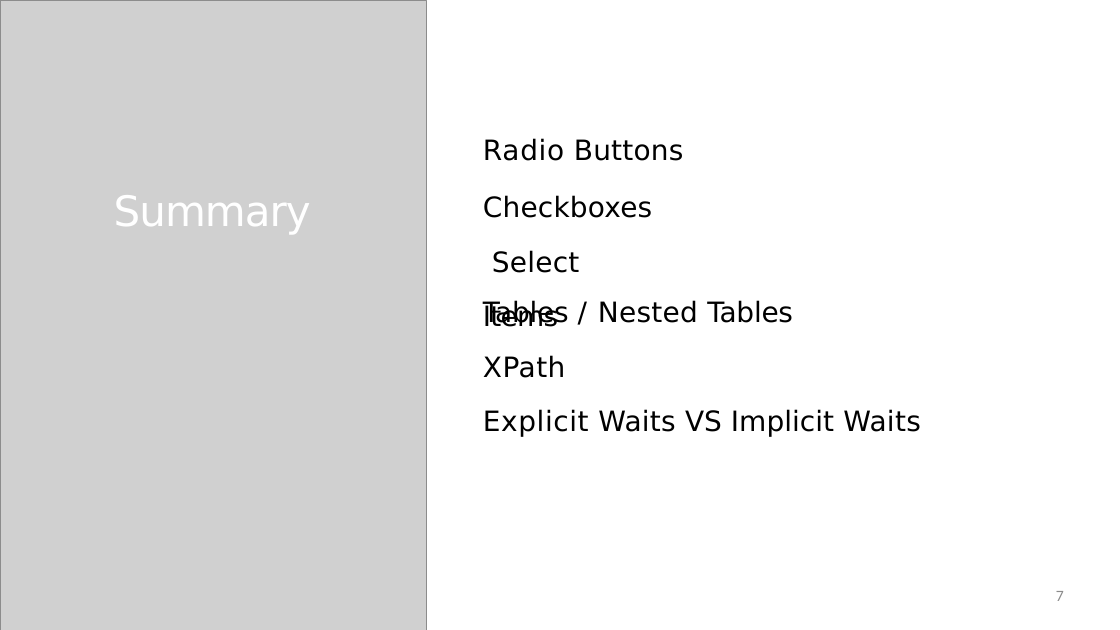
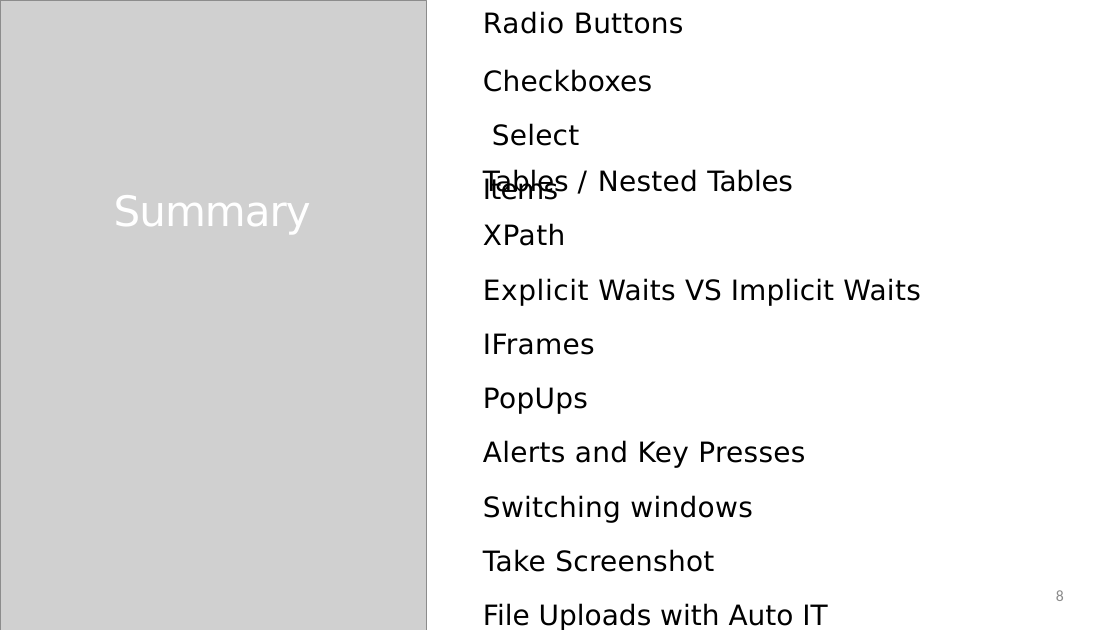
Before and after one commit to StevenJoseph19/DXC-FSD, a slide deck: slide 8 of 5. DevOps/Day 36/Slides/5. Applying Advanced WebDriver Techniques/applying-advanced-webdriver-techniques-slides.pptx (slide 7 before the commit). Drawn at 1120x630 pixels with LibreOffice and Linux fonts; fonts in the diff are those of the drawing; grey boxes stand for pictures. Boxes give left, top, right and bottom in pixels: in the first picture for what was removed or moved away, otherwise in the second. Text is boxed around its words. In the diff, an @@ line names an element or a change of style, - is before the commit and + after.

```diff
--- a/5. DevOps/Day 36/Slides/5. Applying Advanced WebDriver Techniques/applying-advanced-webdriver-techniques-slides.pptx
+++ b/5. DevOps/Day 36/Slides/5. Applying Advanced WebDriver Techniques/applying-advanced-webdriver-techniques-slides.pptx
@@ text "Radio Buttons": place and size @@
-text "Radio Buttons" at bbox=[483, 138, 684, 327]
+text "Radio Buttons" at bbox=[483, 11, 684, 200]
@@ text "Tables / Nested Tables": place and size @@
-text "Tables / Nested Tables" at bbox=[483, 300, 920, 437]
+text "Tables / Nested Tables" at bbox=[483, 169, 920, 630]
@@ text at bbox=[483, 333, 827, 630]: paragraphs added @@
+IFrames
+PopUps
+Alerts and Key Presses
+Switching windows
+Take Screenshot
+File Uploads with Auto IT
@@ page number at bbox=[1056, 590, 1064, 601]: text changed @@
-7
+8
```
Also in this commit, not shown: 1 slide added.
